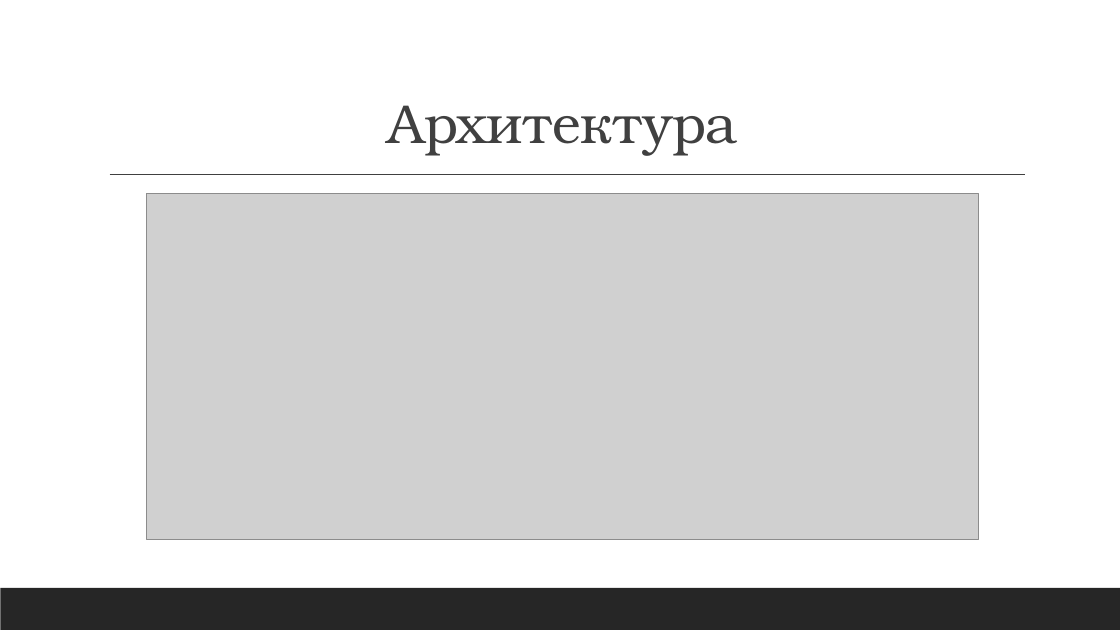
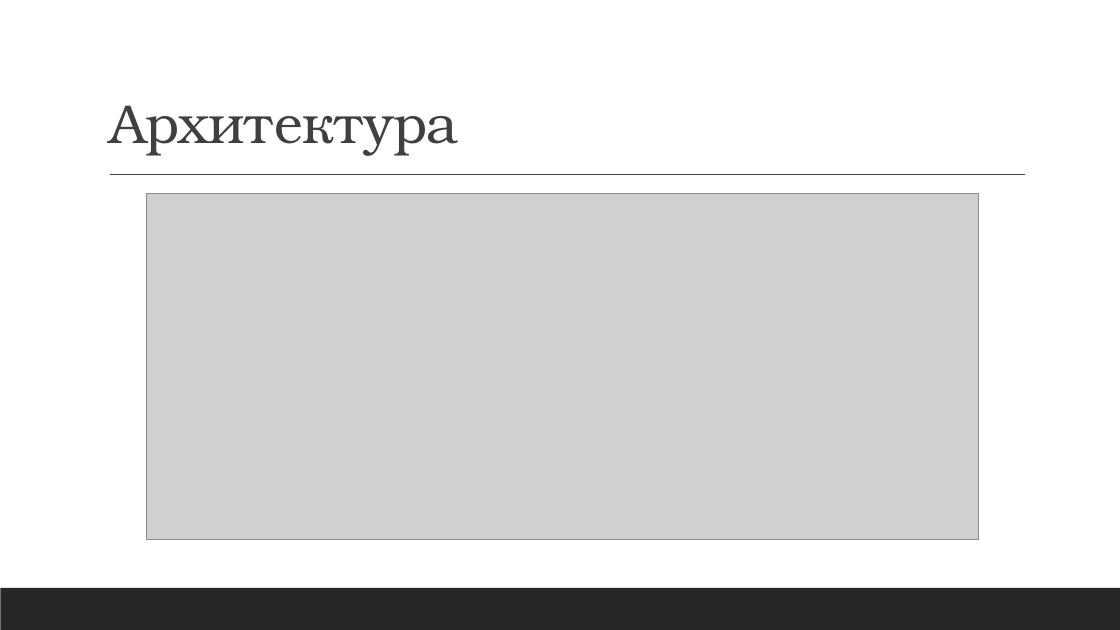
Before and after one commit to thewyolar/esap, a slide deck: slide 4 of Karabanov-Bulanov.pptx (slide 7 before the commit). Drawn at 1120x630 pixels with LibreOffice and Linux fonts; fonts in the diff are those of the drawing; grey boxes stand for pictures. Boxes give left, top, right and bottom in pixels: in the first picture for what was removed or moved away, otherwise in the second. Text is boxed around its words. In the diff, an @@ line names an element or a change of style, - is before the commit and + after.

```diff
--- a/Karabanov-Bulanov.pptx
+++ b/Karabanov-Bulanov.pptx
@@ title "Архитектура" at box(109, 105, 459, 156): alignment centre to left @@
```
Also in this commit, not shown: 4 other slides changed, 5 slides added, 5 slides removed.
